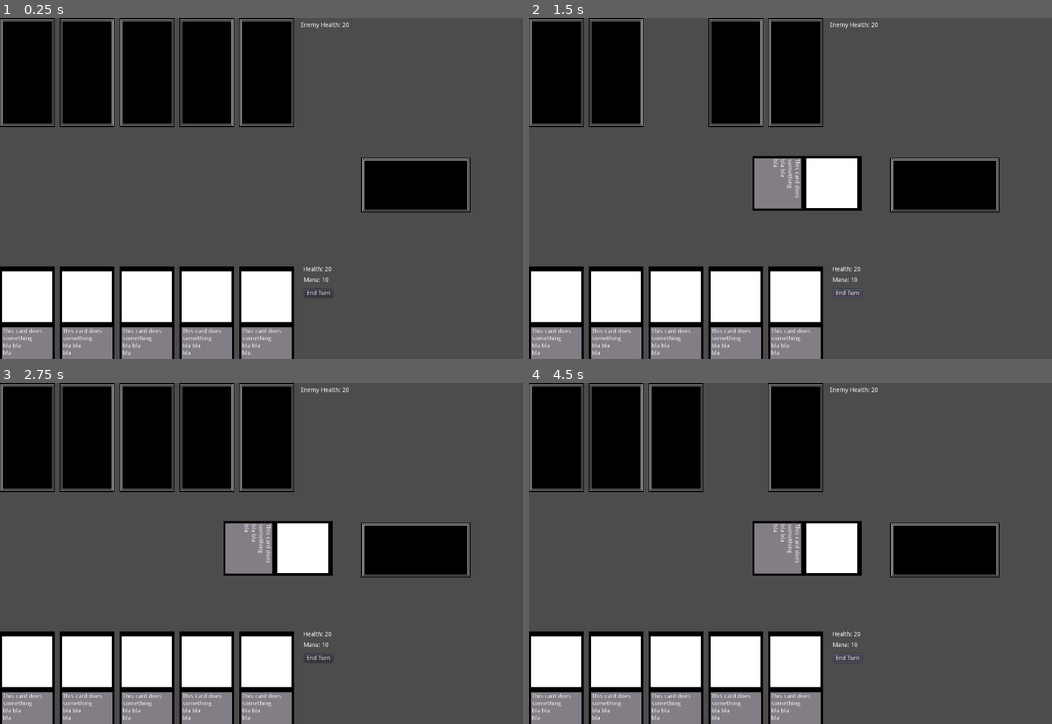
Above: before the commit, frames 1-4 (two rows, left to right).
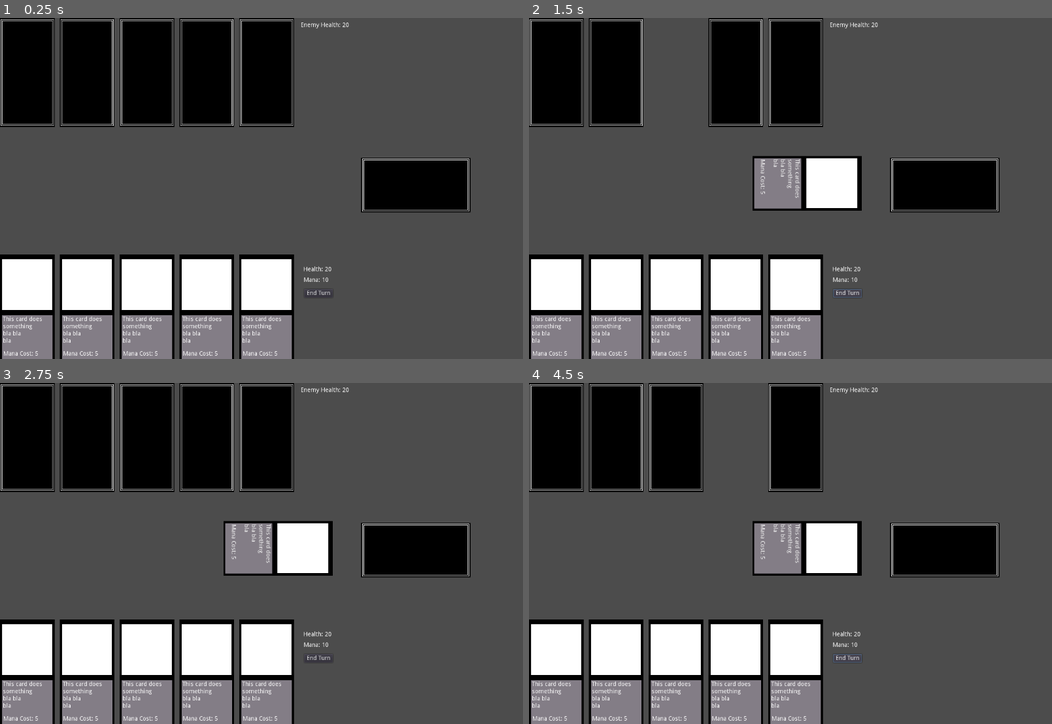
Above: after the commit, the same moments.

Repository: cjsweeten101/gmtk2019
Game: Godot game, scene res://GameRoom.tscn
The game is run twice, just before and just after one commit, with the same random seed, the same clock (stepped at 60 frames per second) and the same inputs.
Inputs (mouse positions are in pixels of both pictures, inside the frame that each line leads up to):
- Up to frame 1 (0.25 s): no input
- Up to frame 2 (1.5 s): click (942, 185) at 0.52 s; click "End Turn" at 1.25 s
- Up to frame 3 (2.75 s): click (413, 550) at 2.02 s
- Up to frame 4 (4.5 s): click "End Turn" at 2.75 s; click (942, 550) at 3.52 s; click "End Turn" at 4.25 s

The runs differ from the first frame. In frame 1, 5.7% of the frame differs, in the area x 0-57%, y 69-100%; in frame 2, 5.7%, in the area x 0-57%, y 41-100%; in frame 3, 5.7%; in frame 4, 5.7%.

Commit message:
added mana cost to cards

Diff:
--- a/Card.gd
+++ b/Card.gd
@@ -5,6 +5,10 @@
 var hidden = false
 
 #This may be a bit more complicated for monster cards
+
+func _ready():
+	$ManaCost.text = "Mana Cost: " + str(mana_cost)
+
 func play():
 	played = true
 
--- a/Card.tscn
+++ b/Card.tscn
@@ -25,6 +25,13 @@
 bla
 "
 
+[node name="ManaCost" type="Label" parent="."]
+margin_left = 7.69247
+margin_top = 225.741
+margin_right = 81.6925
+margin_bottom = 239.741
+text = "Mana Cost: "
+
 [node name="CardBack" type="Sprite" parent="."]
 visible = false
 texture = ExtResource( 3 )
--- a/GameRoom.tscn
+++ b/GameRoom.tscn
@@ -13,7 +13,7 @@
 rotation = 1.5708
 
 [node name="PlayerHand" parent="." instance=ExtResource( 3 )]
-position = Vector2( 240.413, 583.424 )
+position = Vector2( 240.413, 554.992 )
 
 [node name="Discard" parent="." instance=ExtResource( 2 )]
 position = Vector2( 779.208, 323.986 )
--- /dev/null
+++ b/ManaCost.gd
@@ -0,0 +1,13 @@
+extends Label
+
+# Declare member variables here. Examples:
+# var a = 2
+# var b = "text"
+
+# Called when the node enters the scene tree for the first time.
+func _ready():
+	text =
+
+# Called every frame. 'delta' is the elapsed time since the previous frame.
+#func _process(delta):
+#	pass
